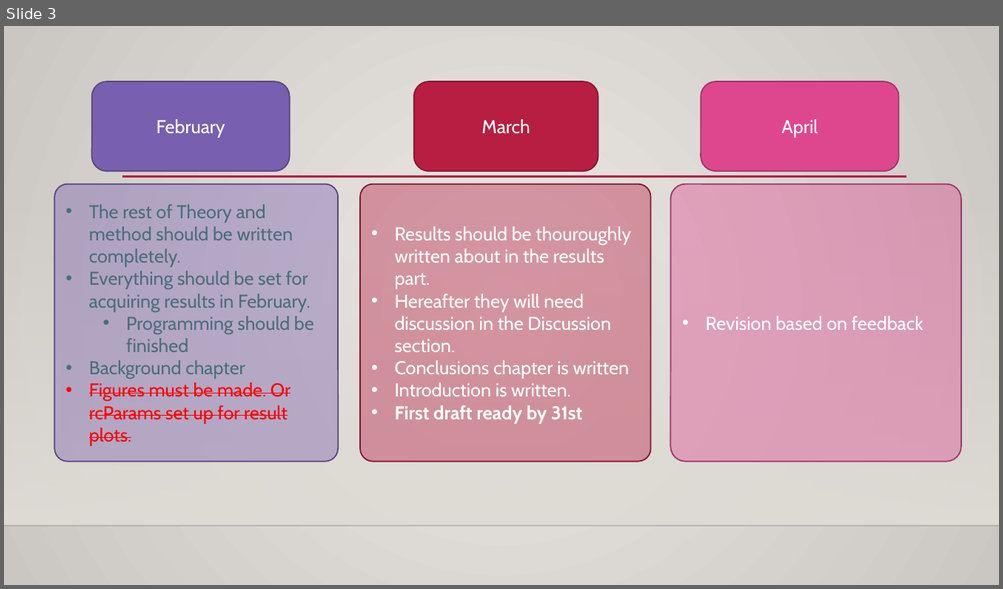
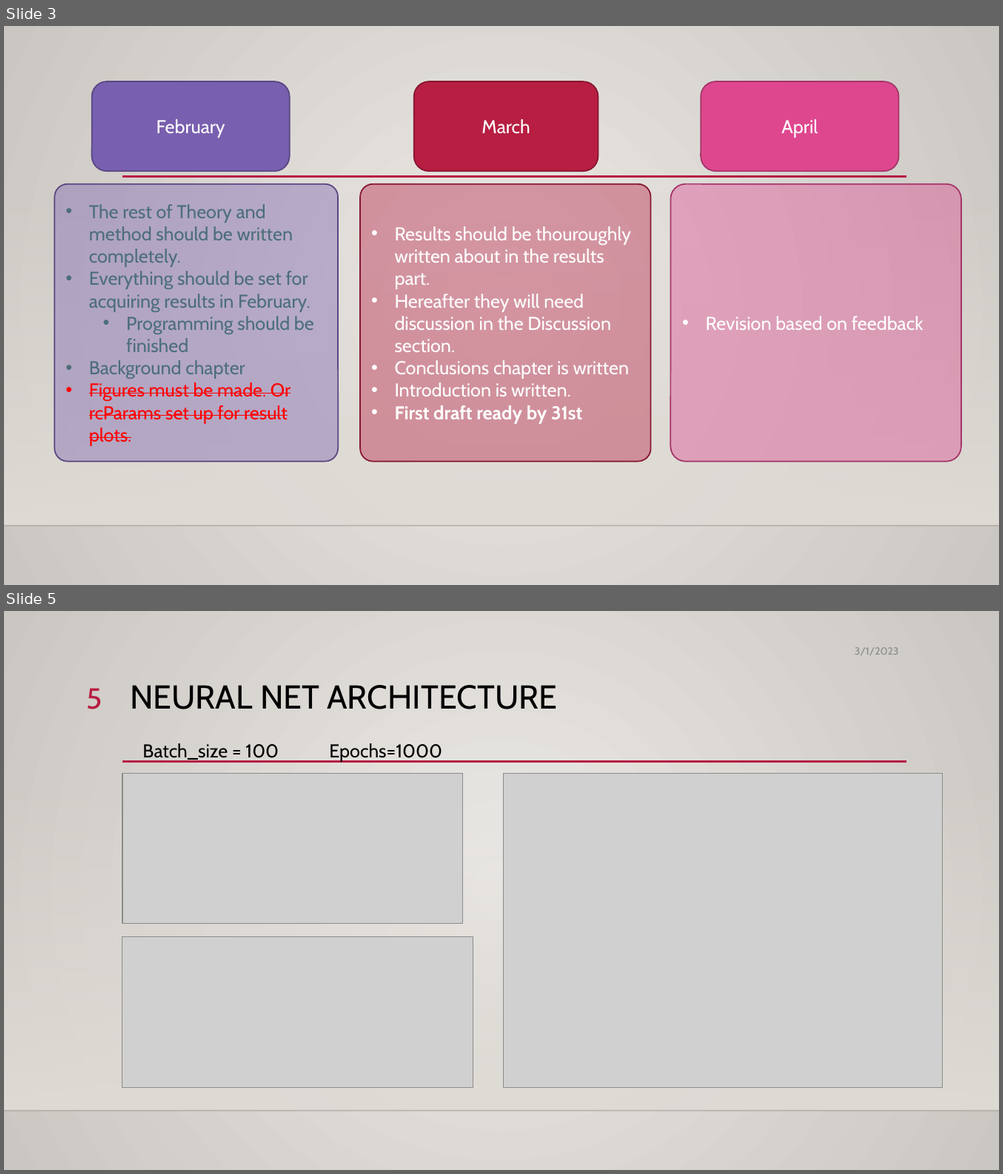
Before and after one commit to sjurmsc/MSC2023, a slide deck: Meeting Presentations/02.03.2023_General_Meeting.pptx. Shown one above the other, each under a label of ours: slide 3 before the commit, slides 3 and 5 after it; the slides between them are not shown. The pictures are 1003x589 and 1003x1174 pixels, drawn with LibreOffice and Linux fonts; fonts in the diff are those of the drawing; grey boxes stand for pictures; background and template pictures are left out. Boxes give left, top, right and bottom in pixels: in the first picture for what was removed or moved away, otherwise in the second. Text is boxed around its words. In the diff, an @@ line names an element or a change of style, - is before the commit and + after.

```diff
--- a/Meeting Presentations/02.03.2023_General_Meeting.pptx
+++ b/Meeting Presentations/02.03.2023_General_Meeting.pptx
@@ slide 5 added at (x1=4, y1=611, x2=999, y2=1170), background gradient #ECEAE7 to #CAC7C1; not listed: 3 template elements that a slide beside it also shows @@
@@ text added at (x1=854, y1=647, x2=899, y2=655), 10 pt, text #8C8C8C @@
+3/1/2023
@@ page number added at (x1=86, y1=688, x2=102, y2=709), 28 pt, text #B71E42 @@
+5
@@ title added at (x1=130, y1=685, x2=557, y2=709), 32 pt, text #000000 @@
+NEURAL NET ARCHITECTURE
@@ text added at (x1=142, y1=743, x2=442, y2=762), 18 pt, text #000000 @@
+Batch_size = 100 Epochs=1000
@@ picture added at (x1=122, y1=773, x2=463, y2=923) @@
@@ picture added at (x1=504, y1=773, x2=942, y2=1088) @@
@@ picture added at (x1=122, y1=937, x2=473, y2=1088) @@
```
Also in this commit, not shown: 2 slides changed, 9 other slides added.
